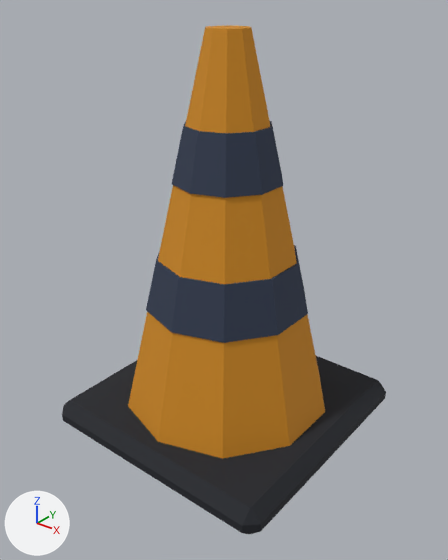
Before and after pictures for a commit that changed the glTF model public/assets/models/city/city_traffic_cone.glb.
Camera for both pictures: a 50 mm lens placed at (0.608, -0.77, 0.764), pointed at (0.01, -0.023, 0.3). Lighting does not change. The marker at lower left points along +X, +Y and +Z. The older version comes first. Where no turn or scale is listed for an object, it has been applied to the vertices.

Names of what the first picture shows: 'base', 'cone', 'reflector_band', 'reflector_band.001'.
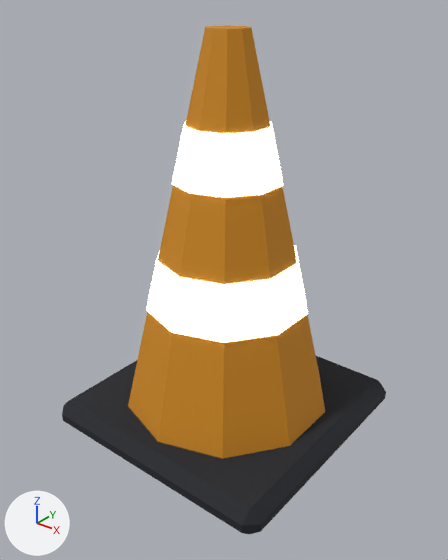
Edits to the bpy script that builds the scene:
```text
Add mat_mat_neon_white:
    mat_mat_neon_white = principled_material('mat_neon_white')
    mat_mat_neon_white.base_color = (1.0, 0.88, 0.672)  # beige #fff1d6
    mat_mat_neon_white.roughness = 0.85
    mat_mat_neon_white.emission_color = (1.0, 0.88, 0.672)  # beige #fff1d6
    mat_mat_neon_white.emission_strength = 3.0
Change me_reflector_band:
    where me_reflector_band.from_pydata(...)  # 20 vertices, 36 faces; spans x -0.139..0.139, y -0.146..0.146, z -0.045..0.045
    remove me_reflector_band.materials.append(mat_mat_trim)  # dark blue #313b50
    add me_reflector_band.materials.append(mat_mat_neon_white)  # beige #fff1d6, glowing beige #fff1d6
Change me_reflector_band_001:
    where me_reflector_band_001.from_pydata(...)  # 20 vertices, 36 faces; spans x -0.089..0.089, y -0.093..0.093, z -0.045..0.045
    remove me_reflector_band_001.materials.append(mat_mat_trim)  # dark blue #313b50
    add me_reflector_band_001.materials.append(mat_mat_neon_white)  # beige #fff1d6, glowing beige #fff1d6
```

What differs and where, as boxes (x1, y1, x2, y2) in the pictures (448 x 560 px):
'reflector_band', recoloured (dark blue to beige): (146, 245, 308, 343) in both
'reflector_band.001', recoloured (dark blue to beige): (172, 121, 283, 198) in both
